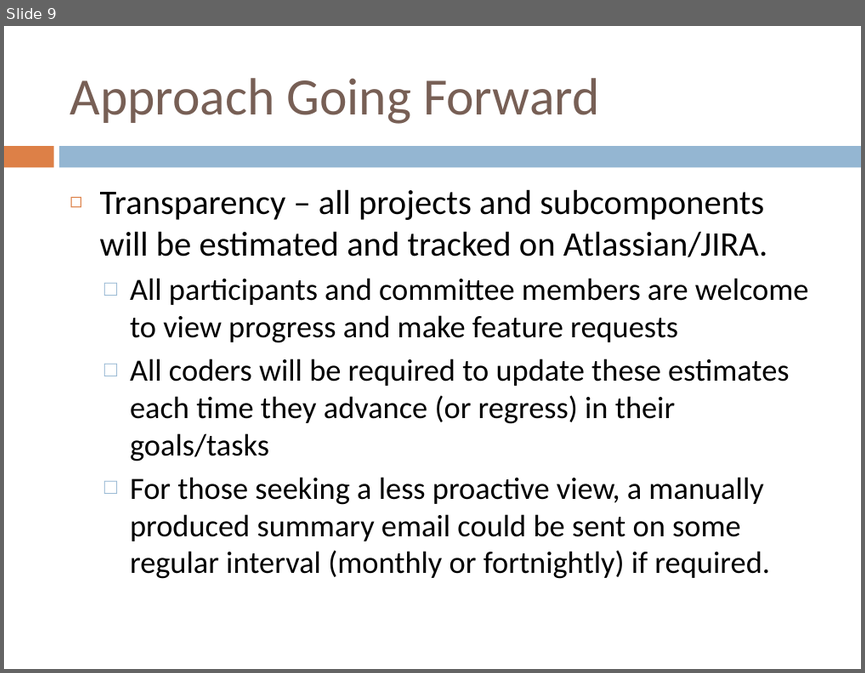
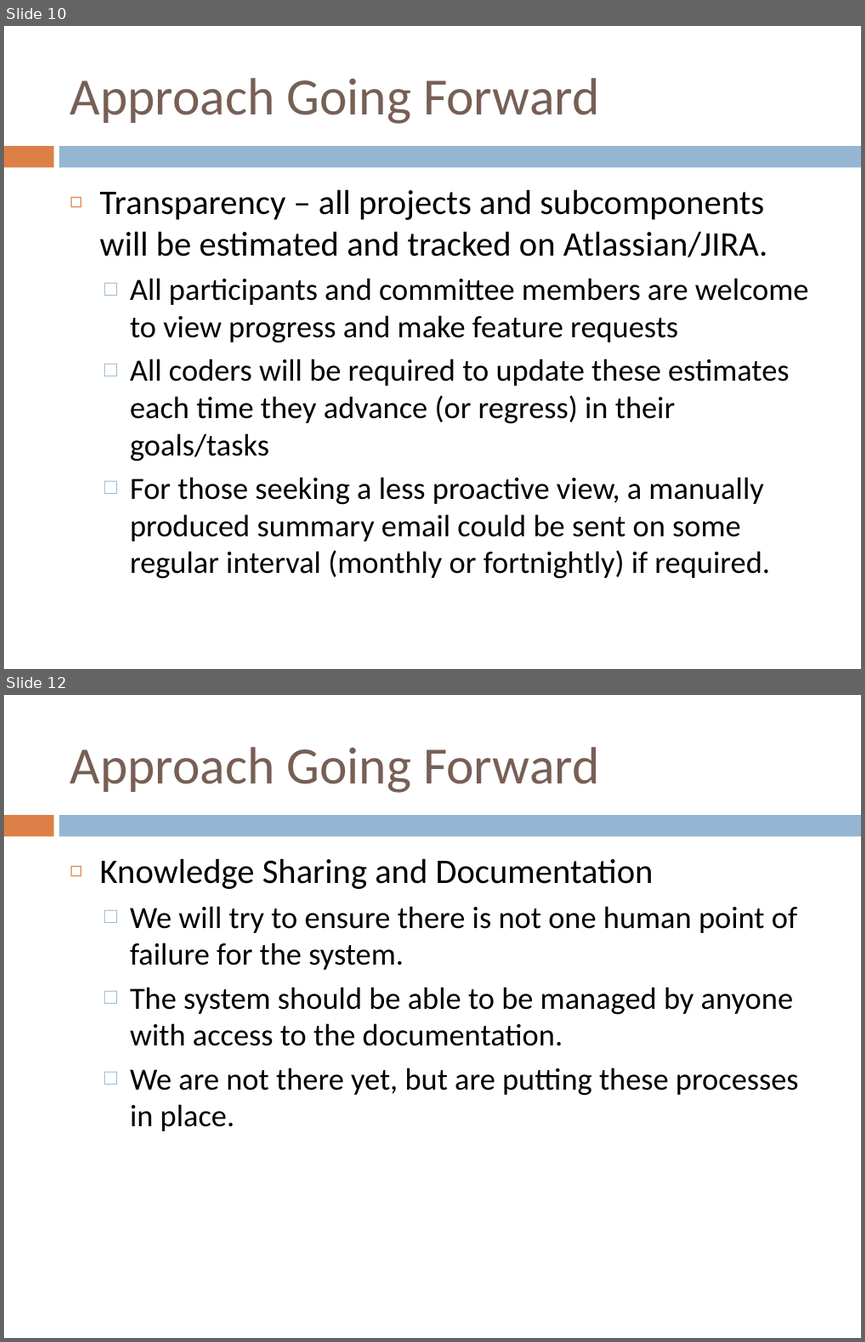
Before and after one commit to tranaweera/ark-informatics, a slide deck: ARK/trunk/usefulTools/TestFilesAndDocuments/steering committee/NeCTAR/Steering Committee Meetings/Steering Committee Meeting March_2013.pptx. Shown one above the other, each under a label of ours: slide 9 before the commit, slides 10 and 12 after it; the slides between them are not shown. The pictures are 865x673 and 865x1342 pixels, drawn with LibreOffice and Linux fonts; fonts in the diff are those of the drawing. Boxes give left, top, right and bottom in pixels: in the first picture for what was removed or moved away, otherwise in the second. Text is boxed around its words. In the diff, an @@ line names an element or a change of style, - is before the commit and + after.

```diff
--- a/ARK/trunk/usefulTools/TestFilesAndDocuments/steering committee/NeCTAR/Steering Committee Meetings/Steering Committee Meeting March_2013.pptx
+++ b/ARK/trunk/usefulTools/TestFilesAndDocuments/steering committee/NeCTAR/Steering Committee Meetings/Steering Committee Meeting March_2013.pptx
@@ slide 12 added at bbox=[4, 695, 861, 1338], background #FFFFFF; not listed: 2 template elements that a slide beside it also shows @@
@@ title added at bbox=[69, 747, 600, 793], 44 pt, text #775F55 @@
+Approach Going Forward
@@ text added at bbox=[100, 858, 799, 1131], 26 pt, text #000000 @@
+◻ Knowledge Sharing and Documentation
+  □ We will try to ensure there is not one human point of failure for the system.
+  □ The system should be able to be managed by anyone with access to the documentation.
+  □ We are not there yet, but are putting these processes in place.
@@ what was slide 9 is now slide 10 @@
```
Also in this commit, not shown: 3 slides changed, 1 other slide added.
